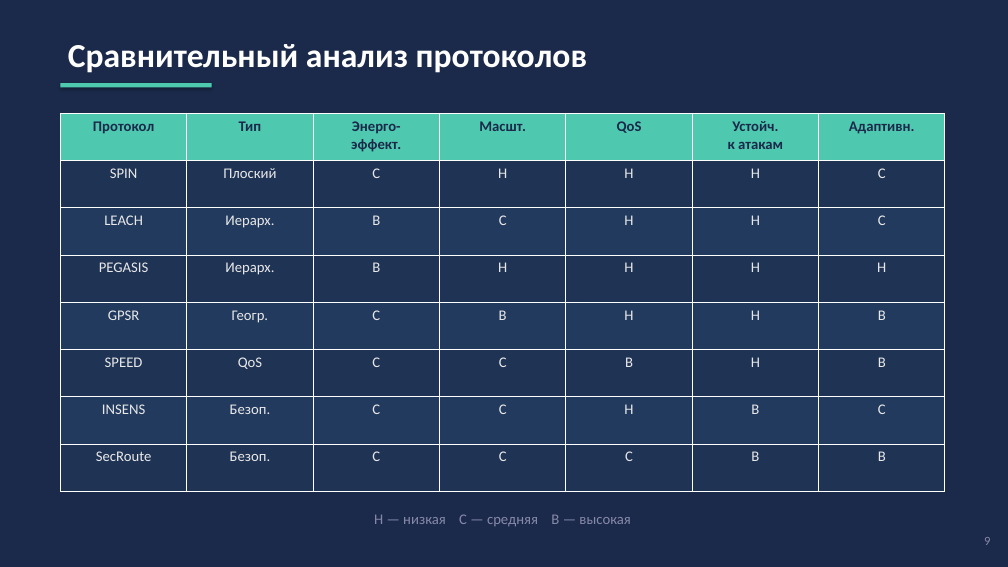
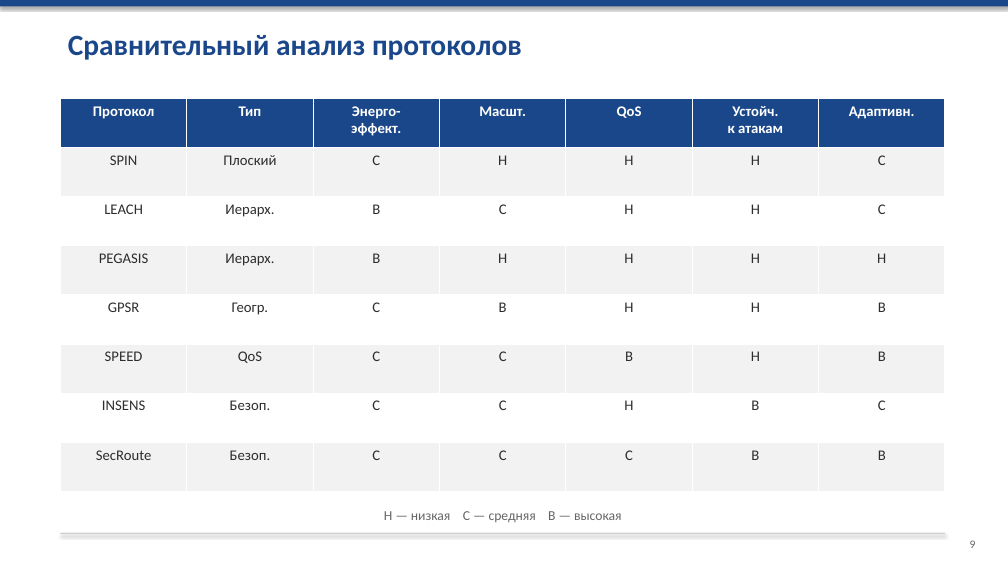
Before and after one commit to chloryyy/CourseWork, a slide deck: slide 9 of Презентация_защита_курсовой.pptx. Drawn at 1008x567 pixels with LibreOffice and Linux fonts; fonts in the diff are those of the drawing. Boxes give left, top, right and bottom in pixels: in the first picture for what was removed or moved away, otherwise in the second. Text is boxed around its words. In the diff, an @@ line names an element or a change of style, - is before the commit and + after.

```diff
--- a/Презентация_защита_курсовой.pptx
+++ b/Презентация_защита_курсовой.pptx
@@ background #1B2A4A to #FFFFFF @@
@@ rectangle added at (x1=0, y1=0, x2=1008, y2=6), fill #1A478A @@
@@ text "Сравнительный анализ протоколов" moved from (x1=68, y1=44, x2=587, y2=73) to (x1=68, y1=35, x2=522, y2=60) @@
@@ text "Сравнительный анализ протоколов" at (x1=68, y1=35, x2=522, y2=60): size 32 to 28 pt, text colour #FFFFFF to #1A478A @@
@@ rectangle removed at (x1=60, y1=83, x2=212, y2=88) @@
@@ table at (x1=60, y1=98, x2=944, y2=492) @@
@@ fill #4EC9B0 to #1A478A in row 1 @@
@@ fill #1F3355 to #F2F2F2 in 28 cells @@
@@ fill #223A5E to #FFFFFF in 21 cells @@
@@ text colour #1B2A4A to #FFFFFF in "Протокол", "Тип", "Энерго-", "эффект." and 5 more places @@
@@ text colour #E8E8E8 to #2D2D2D in "SPIN", "Плоский", "С", "Н" and 45 more places @@
@@ table resized from (x1=60, y1=113, x2=944, y2=492) to (x1=60, y1=98, x2=944, y2=492) @@
@@ text "Н — низкая С — ..." at (x1=384, y1=511, x2=622, y2=522): size 14 to 13 pt, text colour #8888AA to #666666 @@
@@ rectangle added at (x1=60, y1=533, x2=945, y2=534), fill #CCCCCC @@
@@ text "9" moved from (x1=984, y1=537, x2=990, y2=545) to (x1=970, y1=540, x2=976, y2=548) @@
@@ text "9" at (x1=970, y1=540, x2=976, y2=548): size 12 to 11 pt, text colour #8888AA to #666666 @@
```
Also in this commit, not shown: 10 other slides changed, 1 other file.
